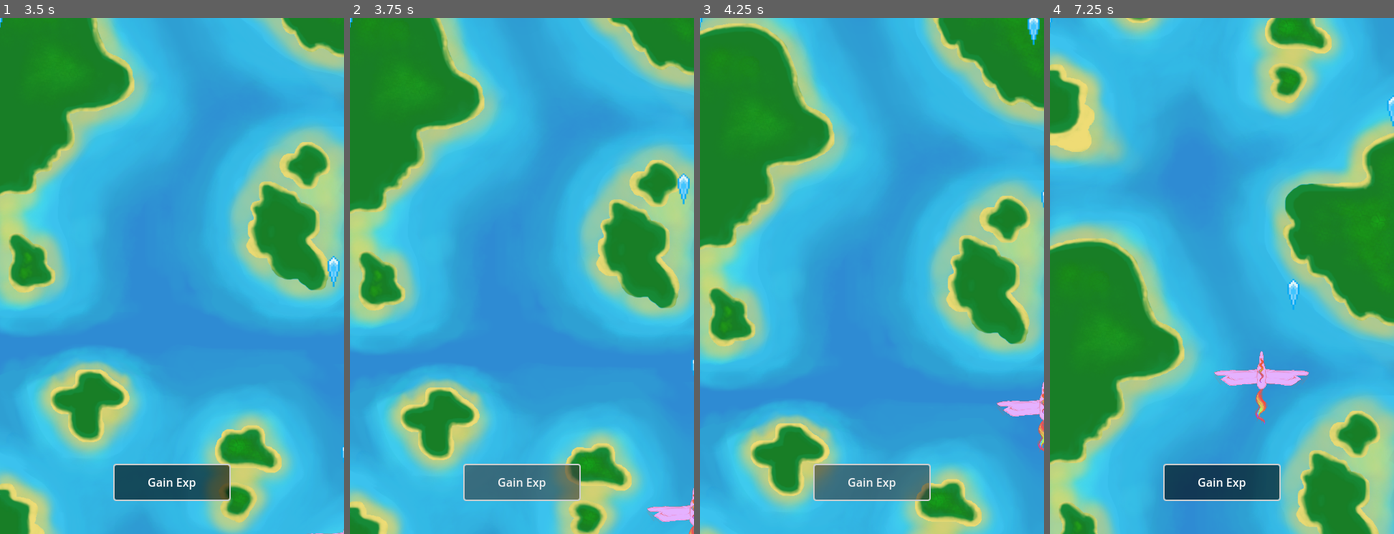
Above: before the commit, frames 1-4 (left to right).
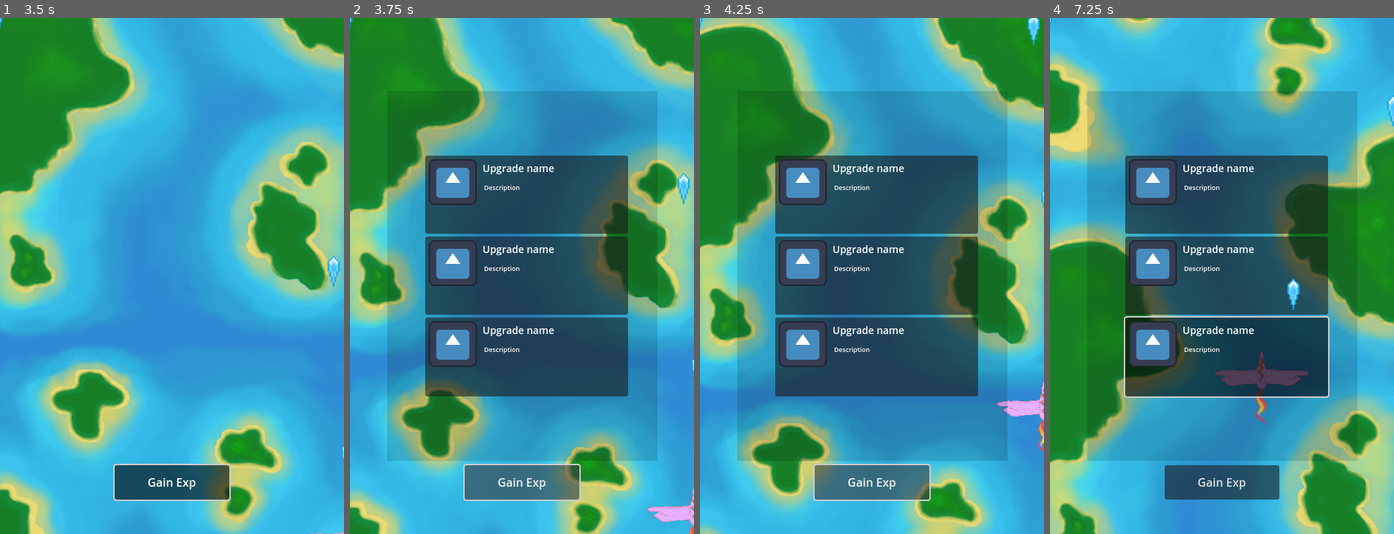
Above: after the commit, the same moments.

Repository: devkinn/rpg_game_jam_11_23
Game: Godot game, scene res://scenes/main.tscn
Two runs of this game, one before a commit and one after it. Both use one fixed random seed, a clock stepped at 60 frames per second and the inputs below. The engine's default icon, where the game draws it, is replaced by a stand-in: a white triangle on a blue panel in a dark square.
Inputs (mouse positions are in pixels of both pictures, inside the frame that each line leads up to):
- Up to frame 1 (3.5 s): click "Gain Exp" at 0.5 s; hold D (move_right) 1.28-2.03 s; hold Space (shoot) 1.28-2.03 s; hold S (move_down) 2.03-2.78 s; tap Space (shoot) at 2.1 s; hold D (move_right) from 2.78 s (still down); hold Space (shoot) from 2.78 s (still down)
- Up to frame 2 (3.75 s): release D (move_right) at 3.53 s; release Space (shoot) at 3.53 s; hold W (move_up) from 3.53 s (still down); tap Space (shoot) at 3.6 s
- Up to frame 3 (4.25 s): keep holding W (move_up)
- Up to frame 4 (7.25 s): release W (move_up) at 4.25 s; click (1225, 193) at 4.25 s, where only the run after the commit has a clickable "Upgrade name"; click (1225, 276) at 5 s, where only the run after the commit has a clickable "Upgrade name"; click (1225, 358) at 5.75 s, where only the run after the commit has a clickable "Upgrade name"; hold A (move_left) from 6.53 s (still down); hold Space (shoot) from 6.53 s (still down)

Frame 1 is identical in both runs. In frame 2, 50% of the frame differs, in the area x 10-90%, y 14-86%; in frame 3, 49%; in frame 4, 50%, in the area x 10-90%, y 14-94%.

Commit message:
Add upgrade screen ui

Diff:
--- a/scenes/main.tscn
+++ b/scenes/main.tscn
@@ -1,9 +1,10 @@
-[gd_scene load_steps=5 format=3 uid="uid://dxmwusqu6ml2s"]
+[gd_scene load_steps=6 format=3 uid="uid://dxmwusqu6ml2s"]
 
 [ext_resource type="Script" path="res://scripts/main.gd" id="1_liftv"]
 [ext_resource type="PackedScene" uid="uid://dlhra2v7ybiop" path="res://scenes/player.tscn" id="1_wqq3u"]
 [ext_resource type="PackedScene" uid="uid://c30kbf83ed1gx" path="res://scenes/projectile.tscn" id="2_xaow2"]
 [ext_resource type="PackedScene" uid="uid://8vmhbqct7a8x" path="res://scenes/background.tscn" id="3_g6601"]
+[ext_resource type="PackedScene" uid="uid://dmokebaejpjd2" path="res://scenes/upgrade_screen_ui.tscn" id="5_sepuh"]
 
 [node name="Main" type="Node"]
 script = ExtResource("1_liftv")
@@ -29,4 +30,8 @@
 offset_bottom = 672.0
 text = "Gain Exp"
 
+[node name="upgrade_screen_ui" parent="." instance=ExtResource("5_sepuh")]
+visible = false
+
+[connection signal="level_up" from="Player" to="." method="_on_player_level_up"]
 [connection signal="pressed" from="Button" to="Player" method="_on_button_pressed"]
--- a/scenes/player.tscn
+++ b/scenes/player.tscn
@@ -19,7 +19,7 @@
 radius = 9.0
 height = 54.0
 
-[node name="CharacterBody2D" type="CharacterBody2D"]
+[node name="Player" type="CharacterBody2D"]
 collision_mask = 2
 script = ExtResource("1_2pugp")
 metadata/_edit_lock_ = true
--- /dev/null
+++ b/scenes/upgrade_screen_ui.tscn
@@ -0,0 +1,41 @@
+[gd_scene load_steps=2 format=3 uid="uid://dmokebaejpjd2"]
+
+[ext_resource type="PackedScene" uid="uid://dlufhcyyrwgc1" path="res://scenes/upgrade_ui.tscn" id="1_silqj"]
+
+[node name="upgrade_screen_ui" type="ColorRect"]
+anchors_preset = 8
+anchor_left = 0.5
+anchor_top = 0.5
+anchor_right = 0.5
+anchor_bottom = 0.5
+offset_left = -188.5
+offset_top = -258.0
+offset_right = 188.5
+offset_bottom = 258.0
+grow_horizontal = 2
+grow_vertical = 2
+color = Color(0, 0, 0, 0.137255)
+
+[node name="VBoxContainer" type="VBoxContainer" parent="."]
+layout_mode = 1
+anchors_preset = 15
+anchor_right = 1.0
+anchor_bottom = 1.0
+offset_left = 53.0
+offset_top = 90.0
+offset_right = -41.0
+offset_bottom = -90.0
+grow_horizontal = 2
+grow_vertical = 2
+
+[node name="Upgrade_UI" parent="VBoxContainer" instance=ExtResource("1_silqj")]
+layout_mode = 2
+size_flags_vertical = 3
+
+[node name="Upgrade_UI2" parent="VBoxContainer" instance=ExtResource("1_silqj")]
+layout_mode = 2
+size_flags_vertical = 3
+
+[node name="Upgrade_UI3" parent="VBoxContainer" instance=ExtResource("1_silqj")]
+layout_mode = 2
+size_flags_vertical = 3
--- /dev/null
+++ b/scenes/upgrade_ui.tscn
@@ -0,0 +1,41 @@
+[gd_scene load_steps=4 format=3 uid="uid://dlufhcyyrwgc1"]
+
+[ext_resource type="Texture2D" uid="uid://bx1f0u7310n71" path="res://icon.svg" id="1_d11i6"]
+
+[sub_resource type="LabelSettings" id="LabelSettings_574yr"]
+font_size = 14
+
+[sub_resource type="LabelSettings" id="LabelSettings_osoan"]
+font_size = 9
+
+[node name="Upgrade_UI" type="Button"]
+offset_right = 255.0
+offset_bottom = 75.0
+
+[node name="TextureRect" type="TextureRect" parent="."]
+layout_mode = 0
+offset_left = 5.0
+offset_top = 5.0
+offset_right = 72.0
+offset_bottom = 69.0
+texture = ExtResource("1_d11i6")
+expand_mode = 1
+
+[node name="Name" type="Label" parent="."]
+layout_mode = 0
+offset_left = 80.0
+offset_top = 8.0
+offset_right = 195.0
+offset_bottom = 34.0
+text = "Upgrade name"
+label_settings = SubResource("LabelSettings_574yr")
+
+[node name="Description" type="Label" parent="."]
+layout_mode = 0
+offset_left = 82.0
+offset_top = 38.0
+offset_right = 132.0
+offset_bottom = 61.0
+text = "Description
+"
+label_settings = SubResource("LabelSettings_osoan")
--- a/scripts/main.gd
+++ b/scripts/main.gd
@@ -5,6 +5,9 @@
 @onready var player: CharacterBody2D = $Player
 @onready var projectile_start_point: Marker2D = $Player/ProjectileStartPoint
 @onready var shoot_cooldown: Timer = $ShootCooldown
+
+@onready var upgrade_screen_ui: ColorRect = $upgrade_screen_ui
+
 @export var projectile_scene: PackedScene
 @export var projectile_speed = 500.0
 
@@ -25,3 +28,8 @@
 
 	add_child(projectile)
 	shoot_cooldown.start()
+
+
+
+func _on_player_level_up() -> void:
+	upgrade_screen_ui.show()
--- a/scripts/player/player_controller.gd
+++ b/scripts/player/player_controller.gd
@@ -1,4 +1,6 @@
 extends CharacterBody2D
+
+signal level_up
 
 @onready var progression_system: Node = $ProgressionSystem
 
@@ -27,3 +29,6 @@
 
 func _on_button_pressed() -> void:
 	progression_system.add_xp(randi_range(3, 5))
+
+func level_gained():
+	level_up.emit()
--- a/scripts/player/progression_system.gd
+++ b/scripts/player/progression_system.gd
@@ -1,6 +1,6 @@
 extends Node
 
-signal level_up
+@onready var player: CharacterBody2D = $".."
 
 @export var a: float = 0.5
 @export var b: float = 1.4
@@ -23,7 +23,7 @@
 	current_xp = 0
 	current_level += 1
 	xp_needed_for_next_level = calculate_next_level_xp_cap(current_level + 1)
-	level_up.emit()
+	player.level_gained()
 
 # Leveling up based on exponential curve
 func calculate_next_level_xp_cap(level: int) -> int:
